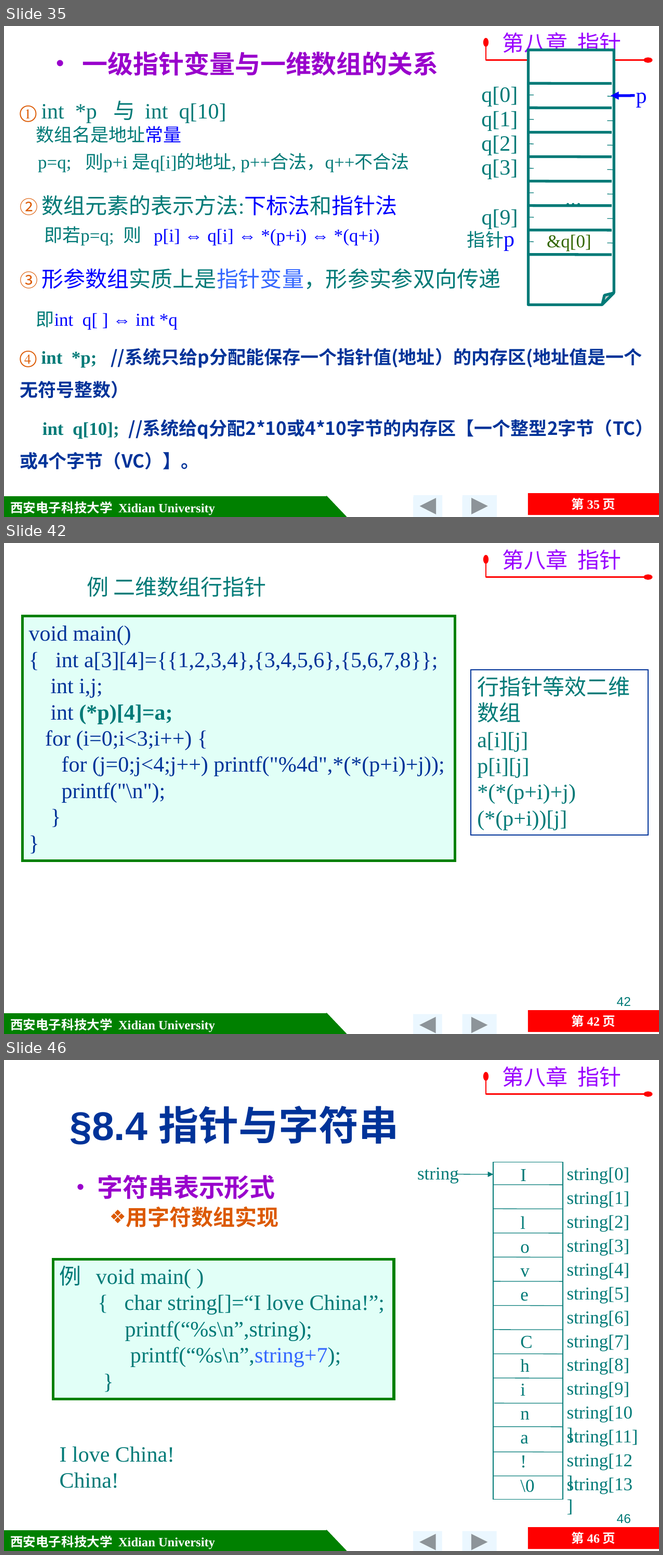
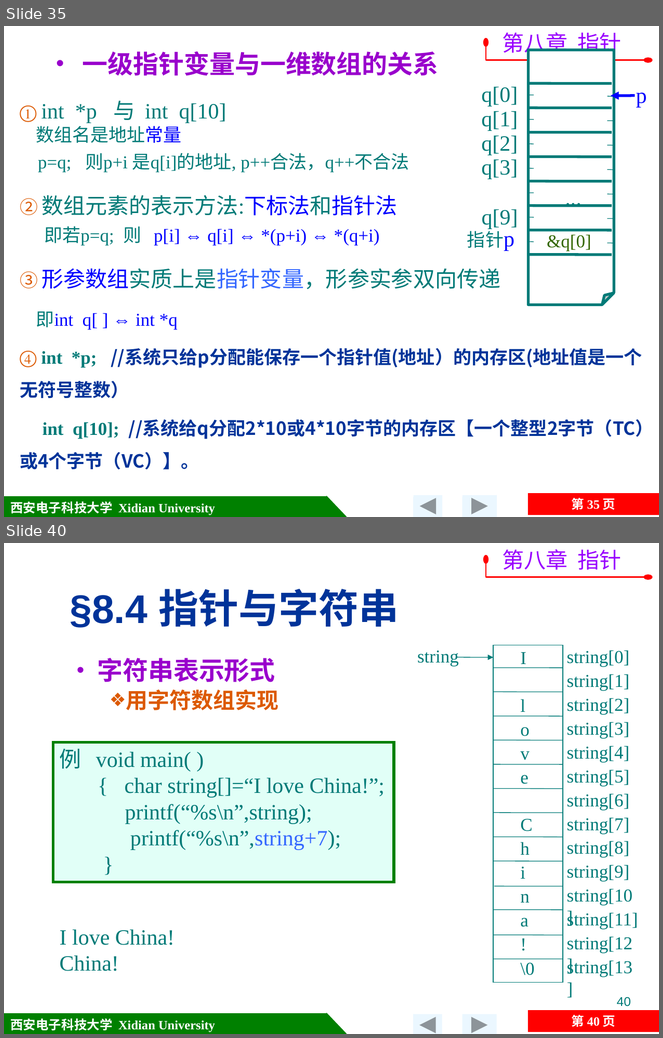
Before and after one commit to jtrfid/C-Repositories, a slide deck: 2015备课/课件/第8章 指针.pptx. Shown one above the other, each under a label of ours: slides 35, 42 and 46 before the commit, slides 35 and 40 after it; the slides between them are not shown. The pictures are 663x1555 and 663x1038 pixels, drawn with LibreOffice and Linux fonts; fonts in the diff are those of the drawing; background and template pictures are left out. Boxes give left, top, right and bottom in pixels: in the first picture for what was removed or moved away, otherwise in the second. Text is boxed around its words. In the diff, an @@ line names an element or a change of style, - is before the commit and + after.

Commit message:
修订ch8，添加实参二维数组，形参一维数组

```diff
--- a/2015备课/课件/第8章 指针.pptx
+++ b/2015备课/课件/第8章 指针.pptx
@@ slide 42 removed at (x1=4, y1=543, x2=659, y2=1034), background picture (left out); not listed: 5 template elements that a slide beside it also shows @@
@@ text removed at (x1=502, y1=549, x2=621, y2=570) @@
-第八章 指针
@@ freeform shape removed at (x1=486, y1=560, x2=649, y2=577) @@
@@ text removed at (x1=87, y1=576, x2=267, y2=597) @@
-例 二维数组行指针
@@ rectangle removed at (x1=22, y1=616, x2=455, y2=861) @@
-void main()
-{ int a[3][4]={{1,2,3,4},{3,4,5,6},{5,6,7,8}};
-int i,j;
-int (*p)[4]=a;
-for (i=0;i<3;i++) {
-for (j=0;j<4;j++) printf("%4d",*(*(p+i)+j));
-printf("\n");
-}
-}
@@ rectangle removed at (x1=471, y1=670, x2=649, y2=835) @@
-行指针等效二维数组
-a[i][j]
-p[i][j]
-*(*(p+i)+j)
-(*(p+i))[j]
@@ page number removed at (x1=617, y1=997, x2=631, y2=1006) @@
-42
@@ what was slide 46 is now slide 40 @@
@@ page number at (x1=617, y1=997, x2=631, y2=1007): text changed @@
-46
+40
@@ page number at (x1=572, y1=1015, x2=616, y2=1027): text changed @@
-第 46 页
+第 40 页
```
Also in this commit, not shown: 13 slides changed, 1 slide added, 6 other slides removed.
